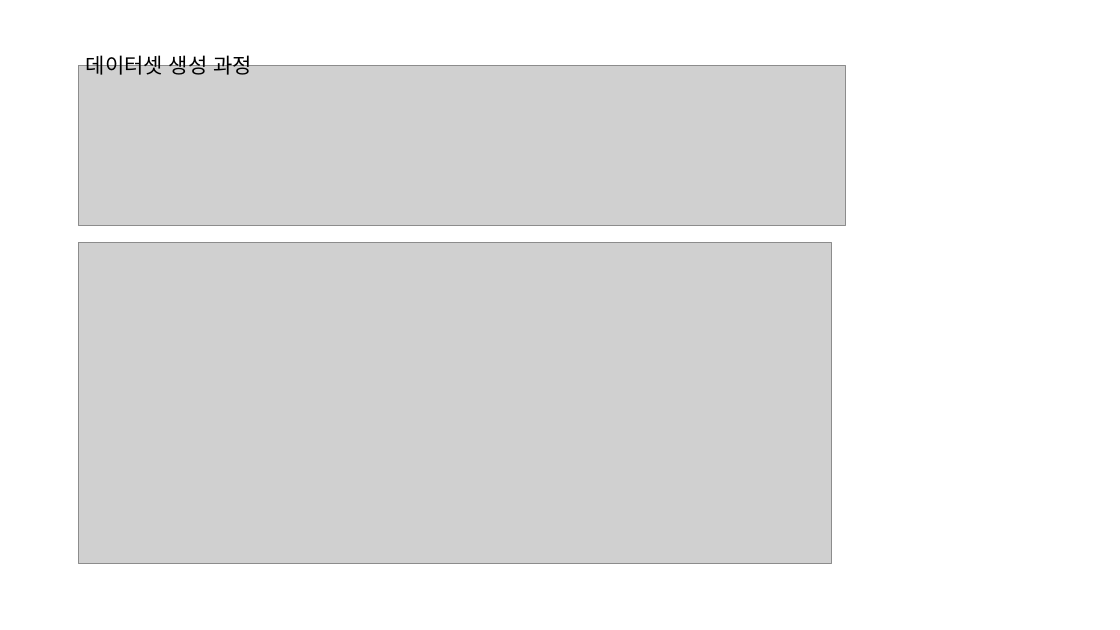
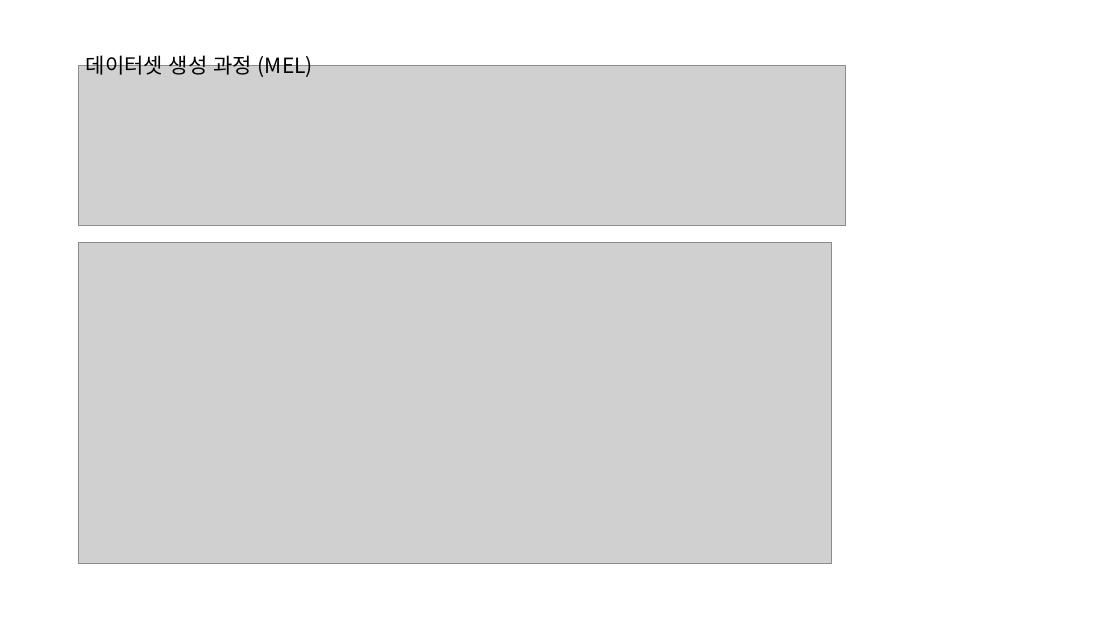
Before and after one commit to hslee4716/CCMCT, a slide deck: slide 4 of 발표자료/CCMCT_중간발표.pptx (slide 6 before the commit). Drawn at 1120x630 pixels with LibreOffice and Linux fonts; fonts in the diff are those of the drawing; grey boxes stand for pictures. Boxes give left, top, right and bottom in pixels: in the first picture for what was removed or moved away, otherwise in the second. Text is boxed around its words. In the diff, an @@ line names an element or a change of style, - is before the commit and + after.

```diff
--- a/발표자료/CCMCT_중간발표.pptx
+++ b/발표자료/CCMCT_중간발표.pptx
@@ text at bbox=[86, 52, 313, 77]: text changed @@
-데이터셋 생성 과정
+데이터셋 생성 과정 (MEL)
```
Also in this commit, not shown: 3 other slides changed, 5 slides added, 40 other files.
